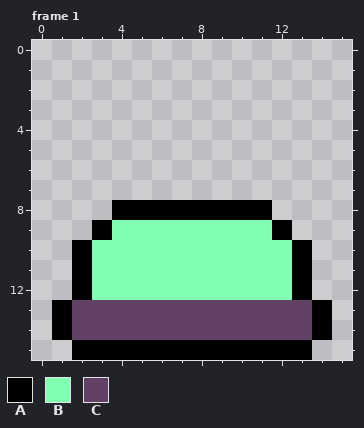
Pixel-art file, stored at src/project/data/sprites/pieces/button/button-green.aseprite. Above: the version before the commit.
16x16 pixels, 2 frames. Shown: frame 1. The commit also changed other frames, which this record leaves out.
Palette (. is transparent): A #000000  B #80ffb3  C #634065
Pixels before, frame 1, first column x 1:
 8 ...AAAAAAAA...
 9 ..ABBBBBBBBA..
10 .ABBBBBBBBBBA.
11 .ABBBBBBBBBBA.
12 .ABBBBBBBBBBA.
13 ACCCCCCCCCCCCA
14 ACCCCCCCCCCCCA
15 .AAAAAAAAAAAA.
The result:
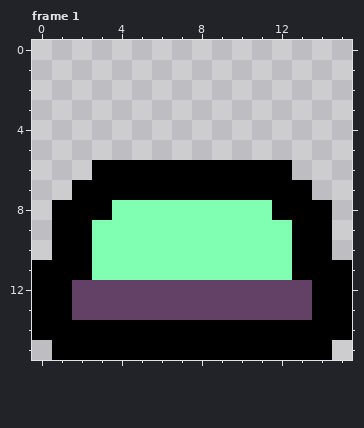
Change:
Changed rows in their new state; - is an unchanged pixel.
Frame 1:
first column x 0:
 6 ---AAAAAAAAAA---
 7 --AAAAAAAAAAAA--
 8 -AAABBBBBBBBAAA-
 9 -AAB--------BAA-
10 -A------------A-
11 AA------------AA
12 AACCCCCCCCCCCCAA
13 A--------------A
14 A-AAAAAAAAAAAA-A
15 -A------------A-
Pixel boxes of the changes (left, top, right, bottom) in both pictures:
changed: (32, 160, 352, 360)
